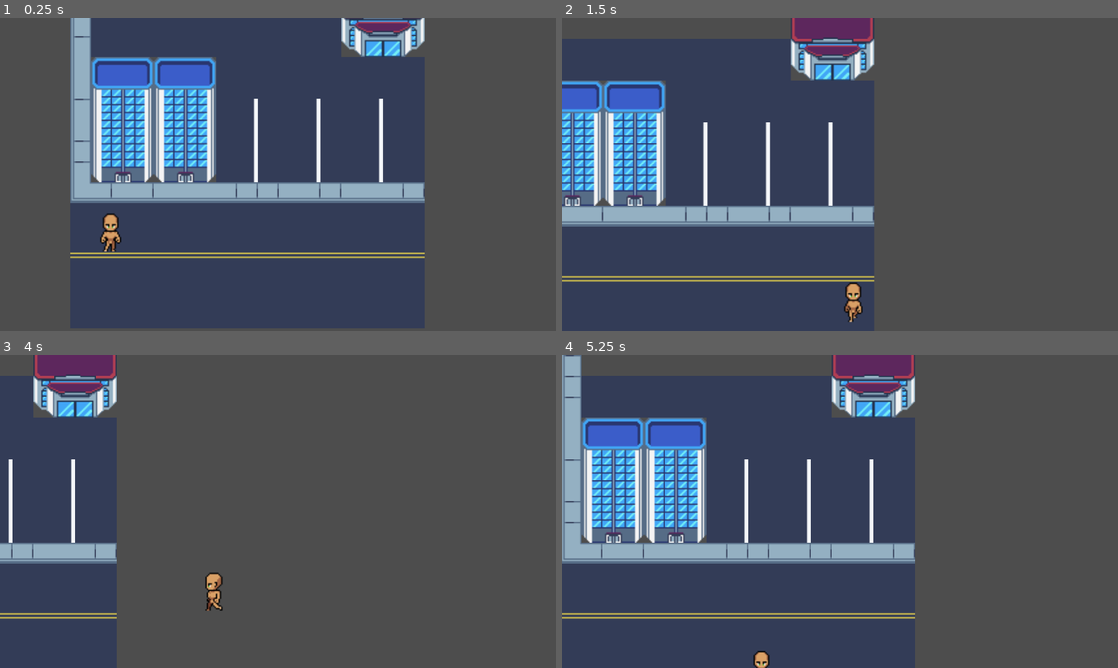
Above: before the commit, frames 1-4 (two rows, left to right).
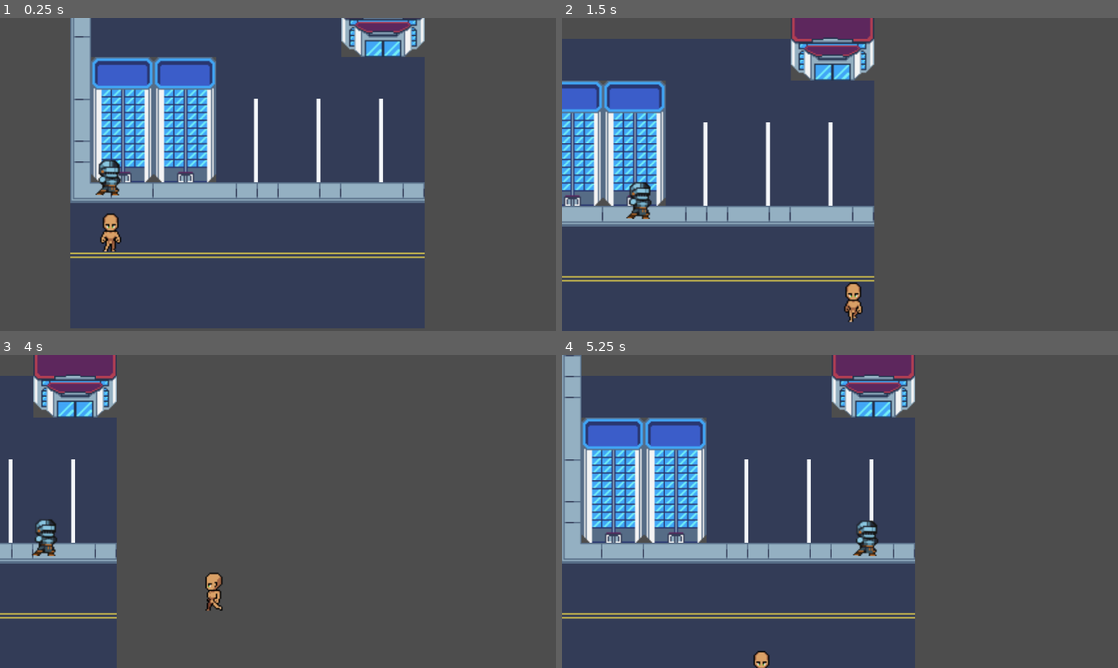
Above: after the commit, the same moments.

Repository: hoaxnt/envelhope-beta
Game: Godot game, scene res://Scenes/main_menu.tscn
The game is run twice, just before and just after one commit, with the same random seed, the same clock (stepped at 60 frames per second) and the same inputs.
Inputs:
- Up to frame 1 (0.25 s): no input
- Up to frame 2 (1.5 s): hold D 0.53-1.28 s; hold Shift 0.53-1.28 s; hold S from 1.28 s (still down); tap Shift at 1.35 s
- Up to frame 3 (4 s): release S at 2.03 s; hold D 2.03-2.78 s; hold Shift 2.03-2.78 s; hold W 2.78-3.53 s; tap Shift at 2.85 s; hold A from 3.53 s (still down); hold Shift from 3.53 s (still down)
- Up to frame 4 (5.25 s): release Shift at 4.28 s; tap Shift at 4.35 s; release A at 5.03 s; hold S from 5.03 s (still down); hold Shift from 5.03 s (still down)

The runs differ from the first frame. In frame 1, 0.4% of the frame differs, in the area x 17-22%, y 45-57%; in frame 2, 0.4%, in the area x 11-17%, y 52-65%; in frame 3, 0.4%; in frame 4, 0.4%.

Commit message:
added npc

Diff:
--- a/Scenes/chapters/chapter_2.tscn
+++ b/Scenes/chapters/chapter_2.tscn
@@ -1,11 +1,20 @@
-[gd_scene load_steps=3 format=3 uid="uid://ch7e3kl82la3y"]
+[gd_scene load_steps=6 format=3 uid="uid://ch7e3kl82la3y"]
 
 [ext_resource type="PackedScene" uid="uid://m5c1cyo50rgw" path="res://scenes/maps/city.tscn" id="1_3hgx5"]
 [ext_resource type="PackedScene" uid="uid://4h22a7hemgyb" path="res://scenes/characters/player.tscn" id="2_v6yd1"]
+[ext_resource type="Script" uid="uid://bcfm8jfsqemav" path="res://scripts/characters/npc/knight/walk.gd" id="3_jauny"]
+[ext_resource type="PackedScene" uid="uid://roh6nuojjp2y" path="res://scenes/characters/npc/knight.tscn" id="3_sa0bh"]
+
+[sub_resource type="Curve2D" id="Curve2D_g2xa2"]
+_data = {
+"points": PackedVector2Array(0, 0, 0, 0, 130, 616, 0, 0, 0, 0, 370, 616)
+}
+point_count = 2
 
 [node name="Chapter2" type="Node2D"]
 
 [node name="City" parent="." instance=ExtResource("1_3hgx5")]
+metadata/_edit_lock_ = true
 
 [node name="Player" parent="." instance=ExtResource("2_v6yd1")]
 z_index = 1
@@ -19,3 +28,15 @@
 limit_bottom = 720
 limit_smoothed = true
 position_smoothing_enabled = true
+
+[node name="Path2D" type="Path2D" parent="."]
+position = Vector2(-111, 2)
+curve = SubResource("Curve2D_g2xa2")
+
+[node name="PathFollow2D" type="PathFollow2D" parent="Path2D"]
+position = Vector2(130, 616)
+script = ExtResource("3_jauny")
+
+[node name="Knight" parent="Path2D/PathFollow2D" instance=ExtResource("3_sa0bh")]
+z_index = 1
+rotation = 0.0217357
--- /dev/null
+++ b/Scenes/characters/npc/knight.tscn
@@ -0,0 +1,55 @@
+[gd_scene load_steps=9 format=3 uid="uid://roh6nuojjp2y"]
+
+[ext_resource type="Script" uid="uid://cg0mfw1cvriky" path="res://scripts/characters/npc/knight/knight.gd" id="1_xk2rj"]
+[ext_resource type="Texture2D" uid="uid://deqnjom3w74e5" path="res://assets/images/characters/npc/knight/idle_side.png" id="2_xrx7d"]
+
+[sub_resource type="RectangleShape2D" id="RectangleShape2D_7qyh0"]
+
+[sub_resource type="AtlasTexture" id="AtlasTexture_84hc2"]
+atlas = ExtResource("2_xrx7d")
+region = Rect2(0, 0, 32, 32)
+
+[sub_resource type="AtlasTexture" id="AtlasTexture_bgitj"]
+atlas = ExtResource("2_xrx7d")
+region = Rect2(32, 0, 32, 32)
+
+[sub_resource type="AtlasTexture" id="AtlasTexture_01k3j"]
+atlas = ExtResource("2_xrx7d")
+region = Rect2(64, 0, 32, 32)
+
+[sub_resource type="AtlasTexture" id="AtlasTexture_urpkq"]
+atlas = ExtResource("2_xrx7d")
+region = Rect2(96, 0, 32, 32)
+
+[sub_resource type="SpriteFrames" id="SpriteFrames_7qyh0"]
+animations = [{
+"frames": [{
+"duration": 1.0,
+"texture": SubResource("AtlasTexture_84hc2")
+}, {
+"duration": 1.0,
+"texture": SubResource("AtlasTexture_bgitj")
+}, {
+"duration": 1.0,
+"texture": SubResource("AtlasTexture_01k3j")
+}, {
+"duration": 1.0,
+"texture": SubResource("AtlasTexture_urpkq")
+}],
+"loop": true,
+"name": &"idle_side",
+"speed": 5.0
+}]
+
+[node name="Knight" type="Area2D"]
+script = ExtResource("1_xk2rj")
+
+[node name="CollisionShape2D" type="CollisionShape2D" parent="."]
+shape = SubResource("RectangleShape2D_7qyh0")
+
+[node name="AnimatedSprite2D" type="AnimatedSprite2D" parent="."]
+sprite_frames = SubResource("SpriteFrames_7qyh0")
+animation = &"idle_side"
+autoplay = "idle_side"
+frame = 3
+frame_progress = 1.0
--- /dev/null
+++ b/Scripts/characters/npc/knight/knight.gd
@@ -0,0 +1,8 @@
+extends Area2D
+
+func _ready():
+		connect("body_entered", self._on_body_entered)
+
+func _on_body_entered(body):
+		if body.name == "Player":
+				print("Hello, Player! You bumped into me.")
--- /dev/null
+++ b/Scripts/characters/npc/knight/walk.gd
@@ -0,0 +1,19 @@
+extends PathFollow2D
+
+@export var speed: float = 50.0
+var direction = 1  # 1 = forward, -1 = backward
+var paused = false
+
+func _process(delta: float) -> void:
+	if paused:
+		return
+
+	progress += speed * delta * direction
+	await get_tree().create_timer(1.0).timeout
+	print("pause watching")
+
+	if progress_ratio >= 0.9 or progress_ratio <= 0.1:
+		direction *= -1
+		paused = true
+		await get_tree().create_timer(1.0).timeout  # Pause for 1 second
+		paused = false
Binary file added: Assets/Images/characters/npc/knight/idle_side.png
Not shown, added: Assets/Images/characters/npc/knight/idle_side.png.import
Not shown, added: Scripts/characters/npc/knight/knight.gd.uid
Not shown, added: Scripts/characters/npc/knight/walk.gd.uid
